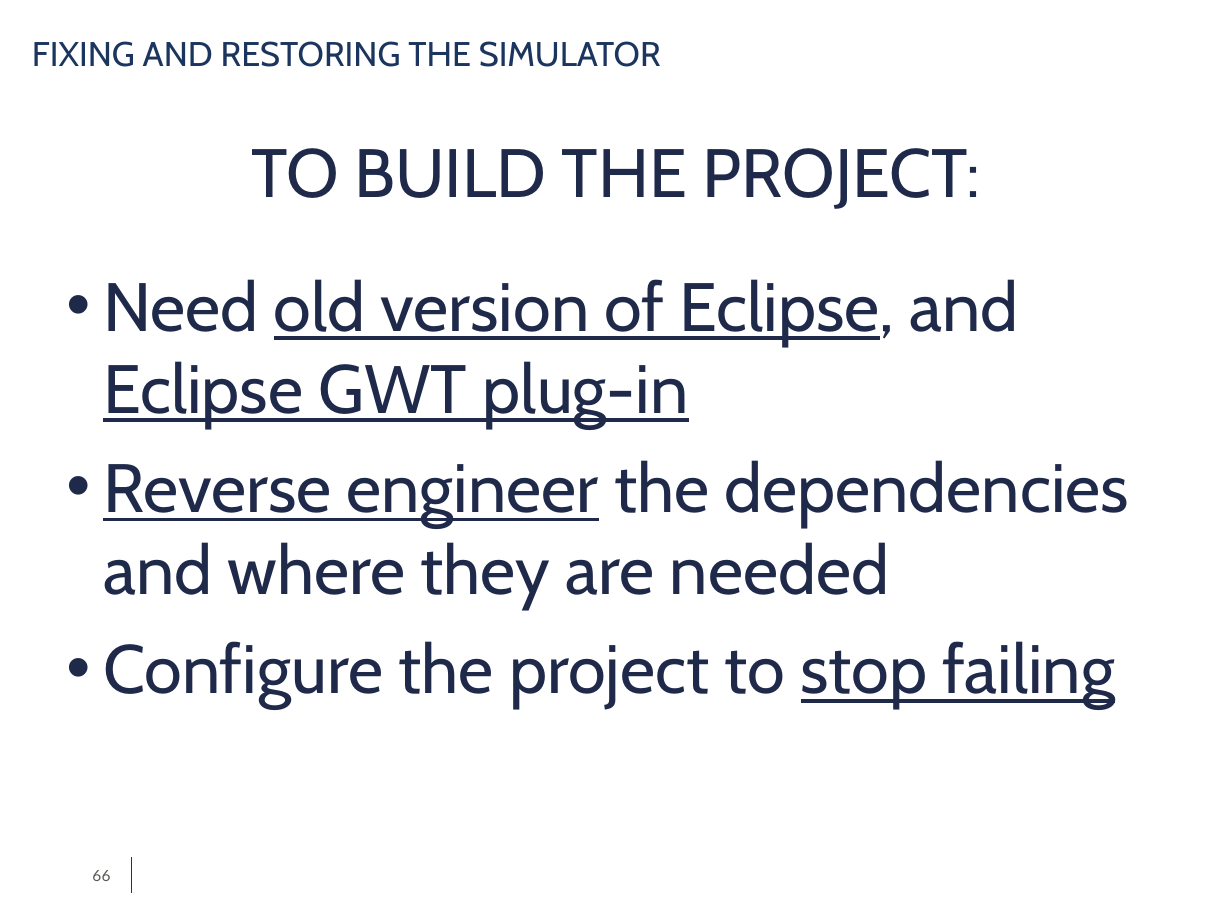
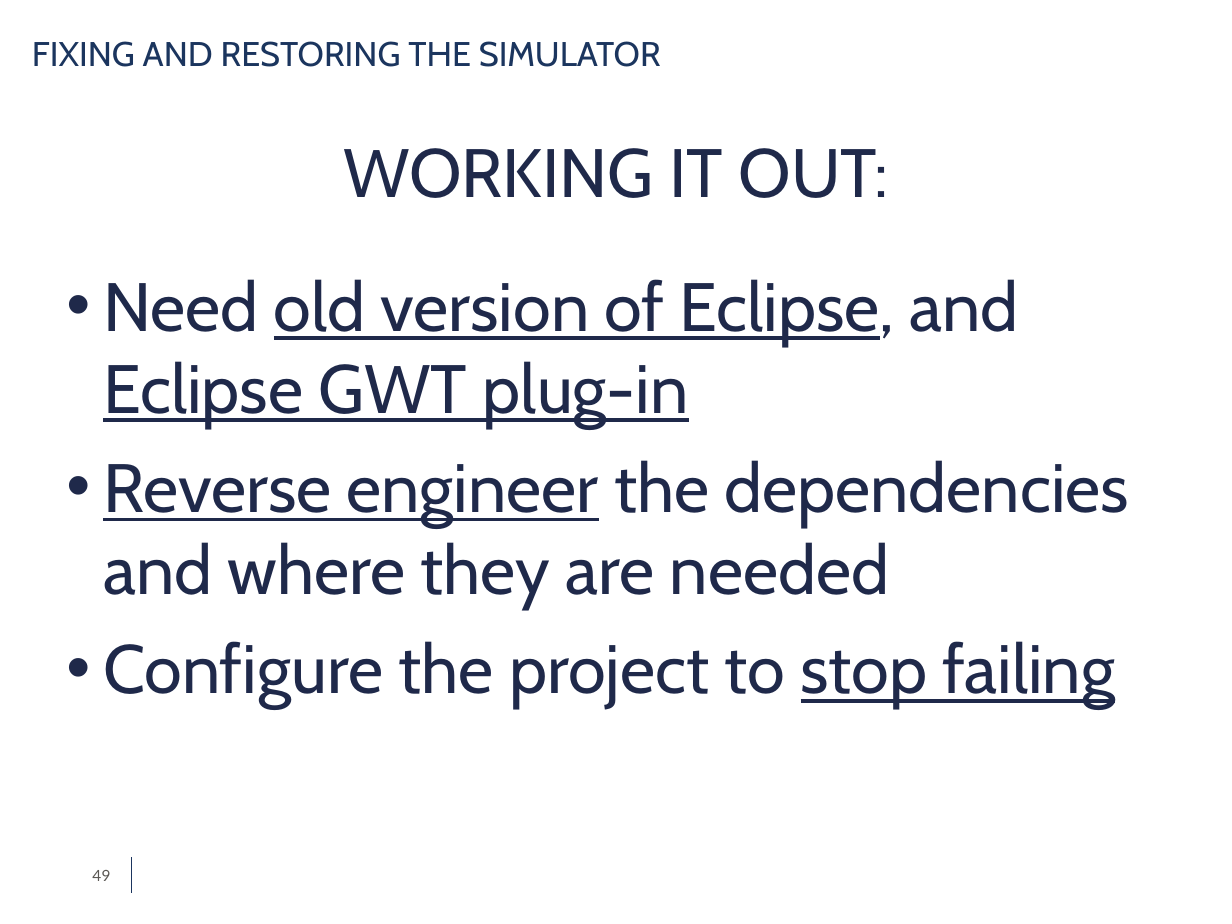
Before and after one commit to simdeistud/bachelors-thesis, a slide deck: slide 49 of SlidesDeiana4_3 -ABRIDGED.pptx (slide 66 before the commit). Drawn at 1232x924 pixels with LibreOffice and Linux fonts; fonts in the diff are those of the drawing; background and template pictures are left out. Boxes give left, top, right and bottom in pixels: in the first picture for what was removed or moved away, otherwise in the second. Text is boxed around its words. In the diff, an @@ line names an element or a change of style, - is before the commit and + after.

```diff
--- a/SlidesDeiana4_3 -ABRIDGED.pptx
+++ b/SlidesDeiana4_3 -ABRIDGED.pptx
@@ text at (343, 148, 889, 198): text changed @@
-TO BUILD THE PROJECT:
+WORKING IT OUT:
@@ page number at (92, 870, 110, 881): text changed @@
-66
+49
```
Also in this commit, not shown: 9 other slides changed, 1 slide added, 19 slides removed, 1 other file.
